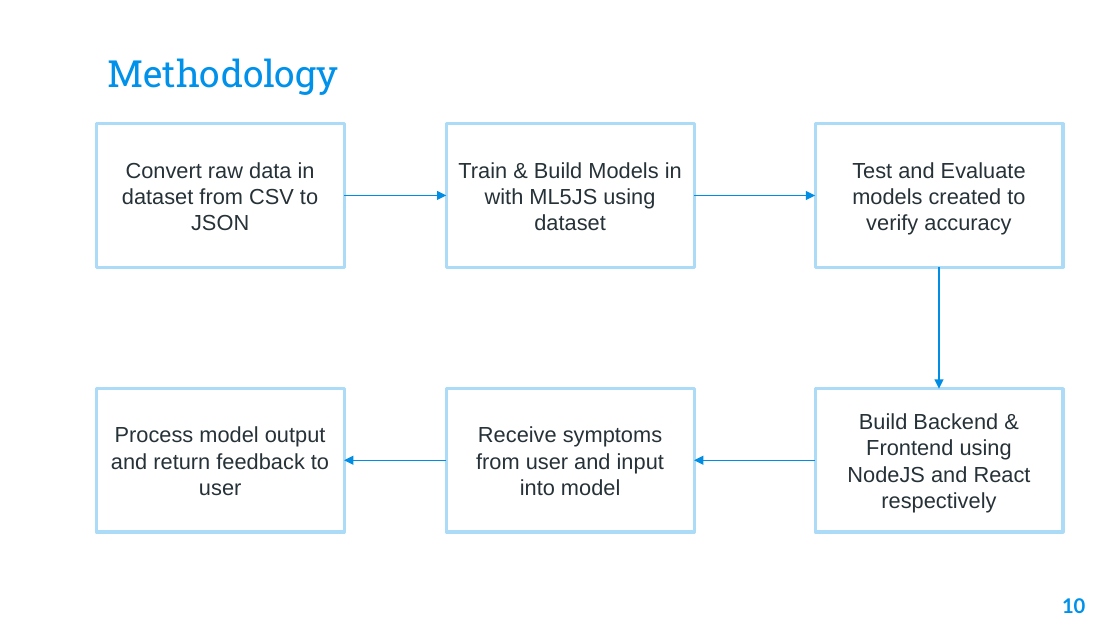
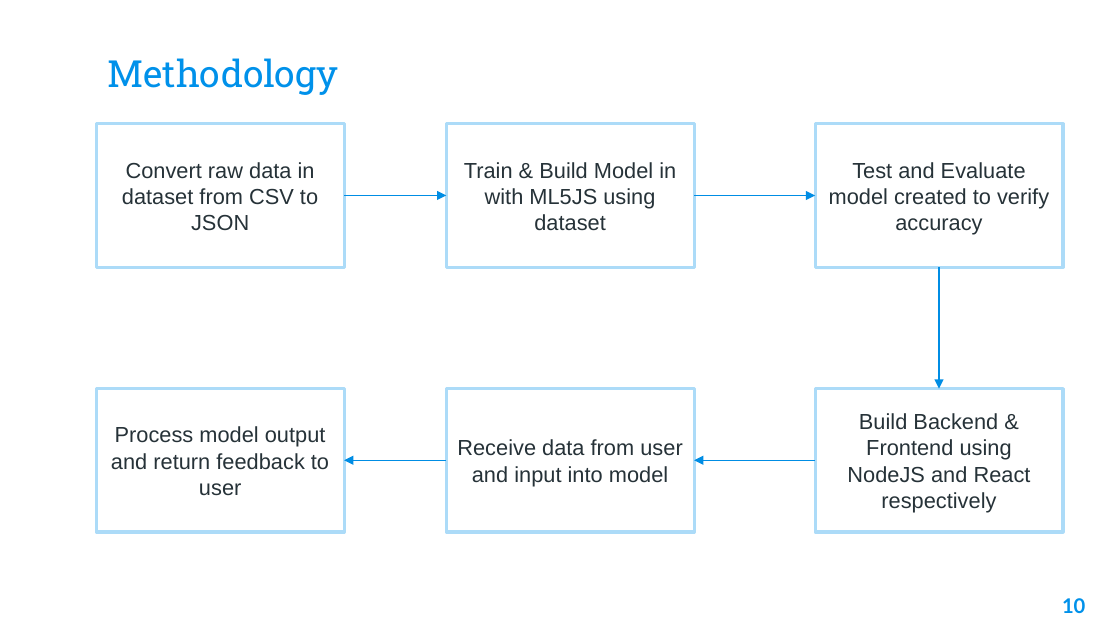
Before and after one commit to theajstars/projex, a slide deck: slide 10 of Ajiboye Oluwaferanmi Post Data.pptx. Drawn at 1120x630 pixels with LibreOffice and Linux fonts; fonts in the diff are those of the drawing; background and template pictures are left out. Boxes give left, top, right and bottom in pixels: in the first picture for what was removed or moved away, otherwise in the second. Text is boxed around its words. In the diff, an @@ line names an element or a change of style, - is before the commit and + after.

```diff
--- a/Ajiboye Oluwaferanmi Post Data.pptx
+++ b/Ajiboye Oluwaferanmi Post Data.pptx
@@ text in rectangle at (x1=464, y1=162, x2=676, y2=231): text changed @@
-Train & Build Models in with ML5JS using dataset
+Train & Build Model in with ML5JS using dataset
@@ text in rectangle at (x1=829, y1=162, x2=1049, y2=235): text changed @@
-Test and Evaluate models created to verify accuracy
+Test and Evaluate model created to verify accuracy
@@ text in rectangle at (x1=457, y1=439, x2=682, y2=486): text changed @@
-Receive symptoms from user and input into model
+Receive data from user and input into model
```
Also in this commit, not shown: 6 other slides changed, 1 slide added, 1 other file.
